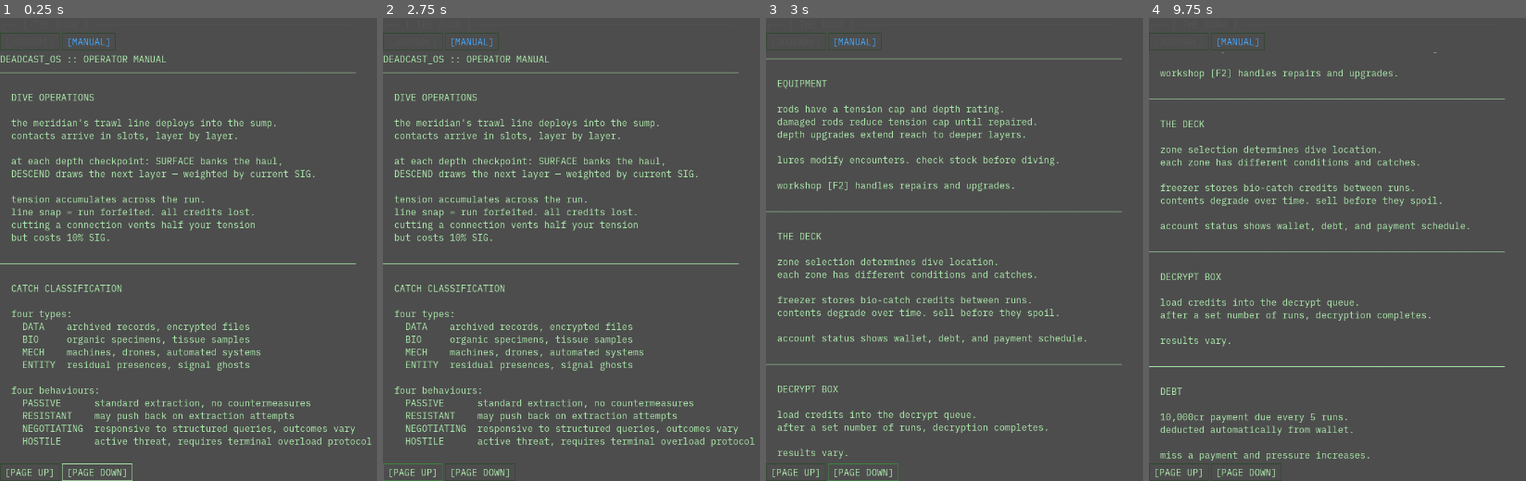
Above: before the commit, frames 1-4 (left to right).
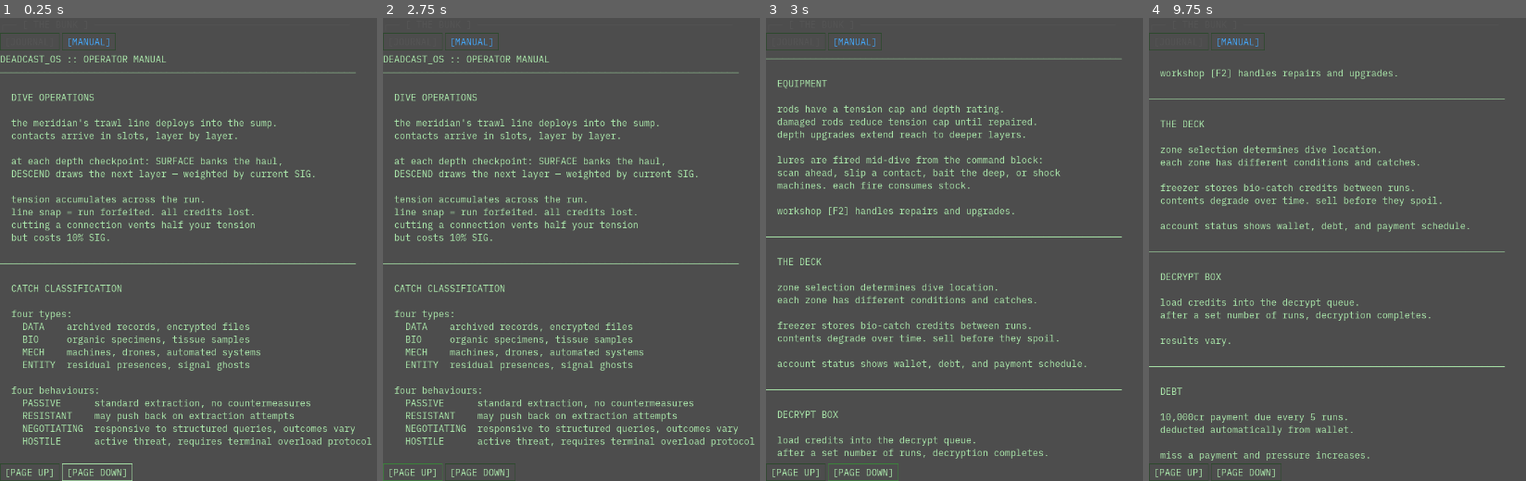
Above: after the commit, the same moments.

Repository: Teeohbee/deadcast
Game: Godot game, scene res://scenes/barge_hub/Bunk.tscn
The game is run twice, just before and just after one commit, with the same random seed, the same clock (stepped at 60 frames per second) and the same inputs. This scene is started directly instead of the project's main scene.
Inputs (mouse positions are in pixels of both pictures, inside the frame that each line leads up to):
- Up to frame 1 (0.25 s): no input
- Up to frame 2 (2.75 s): click "[JOURNAL]" at 0.5 s; click "[MANUAL]" at 1.25 s; click "[PAGE UP]" at 2 s
- Up to frame 3 (3 s): click "[PAGE DOWN]" at 2.75 s
- Up to frame 4 (9.75 s): click "[JOURNAL]" at 3.5 s; click "[MANUAL]" at 4.25 s; click "[PAGE UP]" at 5 s; click "[PAGE DOWN]" at 5.75 s; click "[JOURNAL]" at 6.5 s; click "[MANUAL]" at 7.25 s; click "[PAGE UP]" at 8 s; click "[PAGE DOWN]" at 8.75 s; tap Enter at 9.5 s; move the mouse to (outside the picture) at 9.52 s; hold E (tab_next) from 9.53 s (still down); click (outside the picture) at 9.67 s

Frames 1-2 are identical in both runs. In frame 3, 7.1% of the frame differs, in the area x 0-95%, y 29-96%; in frame 4, less than 0.1%.
Error in both runs: Assertion failed: UIController.initialize() must be called before navigate_to() (res://autoload/UIController.gd:30)

Commit message:
docs: manual and README reflect active lures and checkpoint mechanics

Diff:
--- a/resources/manual_content.gd
+++ b/resources/manual_content.gd
@@ -12,7 +12,7 @@
 	},
 	{
 		"title": "EQUIPMENT",
-		"body": "rods have a tension cap and depth rating.\ndamaged rods reduce tension cap until repaired.\ndepth upgrades extend reach to deeper layers.\n\nlures modify encounters. check stock before diving.\n\nworkshop [F2] handles repairs and upgrades.",
+		"body": "rods have a tension cap and depth rating.\ndamaged rods reduce tension cap until repaired.\ndepth upgrades extend reach to deeper layers.\n\nlures are fired mid-dive from the command block:\nscan ahead, slip a contact, bait the deep, or shock\nmachines. each fire consumes stock.\n\nworkshop [F2] handles repairs and upgrades.",
 	},
 	{
 		"title": "THE DECK",
